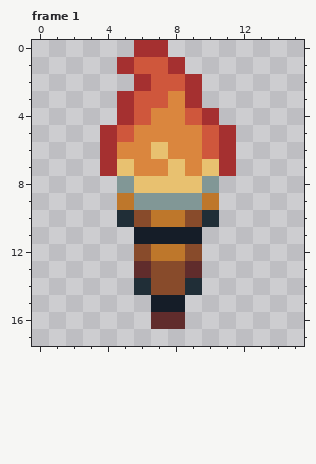
Pixel-art file, stored at Assets/Visual/ASE Sprites/torch.ase. The first picture shows the starting point.
16x18 pixels, 1 frame. Shown: frame 1. The commit also changed other frames, which this record leaves out.
New version:
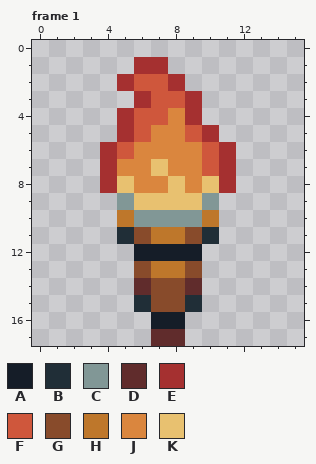
Palette (. is transparent): A #151d28  B #202e37  C #819796  D #602c2c  E #a53030  F #cf573c  G #884b2b  H #be772b  J #da863e  K #e8c170
Difference:
Changed rows in their new state; - is an unchanged pixel.
Frame 1:
first column x 4:
 0 --..----
 1 -.EE.---
 2 -EF-E.--
 3 -.E-F---
 4 ---F-E.-
 5 .EF--FE.
 6 -F-J----
 7 -J-KJ-F-
 8 EKJJ-JKE
 9 -CKKKKC-
10 -HCCCCH-
11 -BGHHGB-
12 --AAAA--
13 --GHHG--
14 --D--D--
15 --BGGB--
16 ---AA---
17 ---DD---
